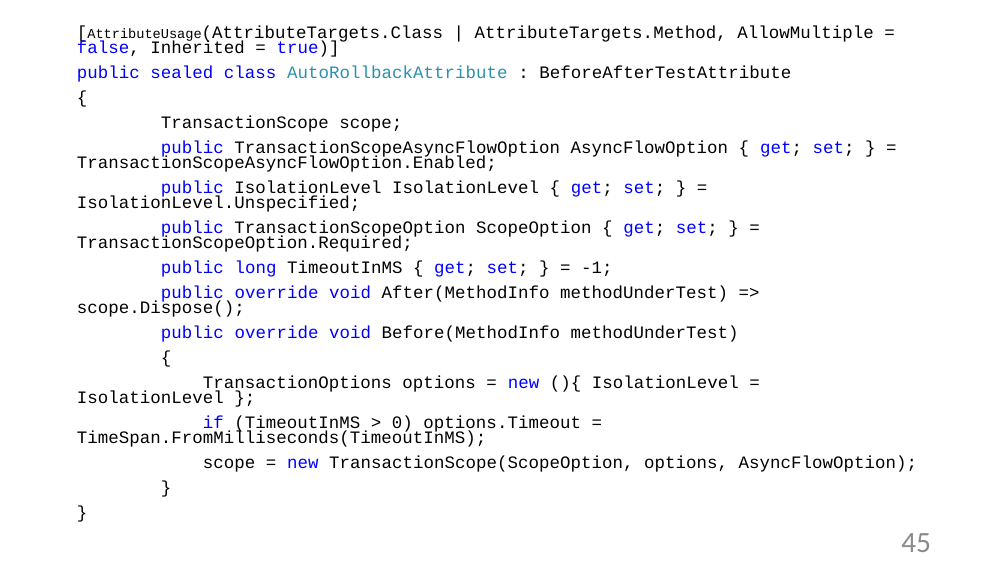
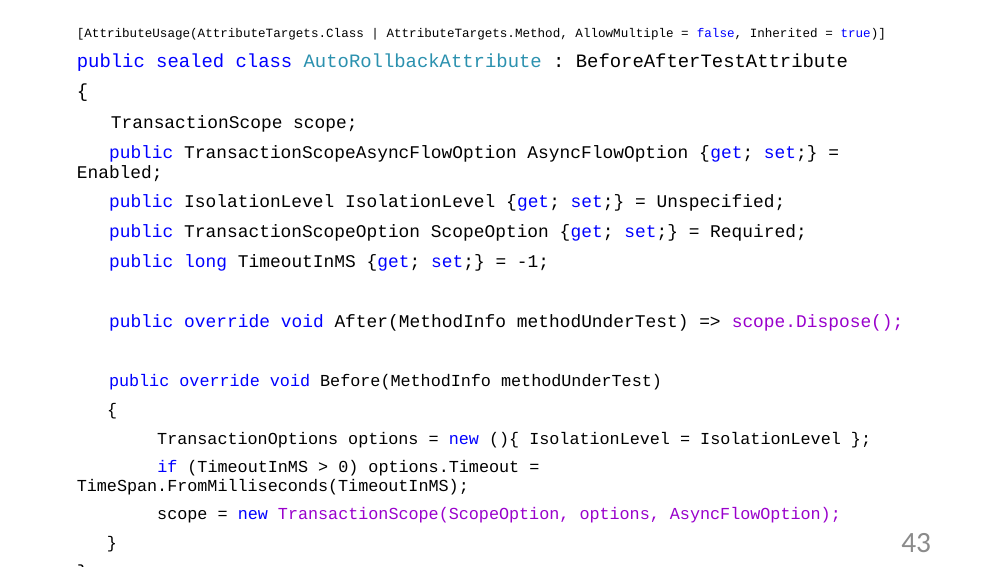
Before and after one commit to Sa1Gur/DbTest.Containers, a slide deck: slide 43 of DbaseTesting.pptx (slide 45 before the commit). Drawn at 1008x567 pixels with LibreOffice and Linux fonts; fonts in the diff are those of the drawing. Boxes give left, top, right and bottom in pixels: in the first picture for what was removed or moved away, otherwise in the second. Text is boxed around its words. In the diff, an @@ line names an element or a change of style, - is before the commit and + after.

```diff
--- a/DbaseTesting.pptx
+++ b/DbaseTesting.pptx
@@ text at [77, 28, 904, 523]: size 16.6 to 12 pt in "[AttributeUsage(AttributeTargets.Class | AttributeTargets.Me ..."; size 12.9 to 12 pt in "[AttributeUsage(AttributeTargets.Class"; size 16.6 to 18 pt in "public sealed class AutoRollbackAttribute : BeforeAfterTestA ...", "{", "}"; size 16.6 to 17 pt in "TransactionScope scope;", "public override void After(MethodInfo methodUnderTest) => sc ..."; text colour #000000 to #9900CC in "scope.Dispose();", "TransactionScope(ScopeOption, options, AsyncFlowOption);"; size 16.6 to 16 pt in "public override void Before(MethodInfo methodUnderTest)", "{", "TransactionOptions options = new (){ IsolationLevel = ...", "if (TimeoutInMS > 0) options.Timeout = TimeSpan.FromMillisec ..." and 2 more places; line spacing 0.7 to 0.9 @@
@@ text at [77, 146, 818, 271]: text changed; size 16.6 to 17 pt @@
-public TransactionScopeAsyncFlowOption AsyncFlowOption { get; set; } = TransactionScopeAsyncFlowOption.Enabled;
-public IsolationLevel IsolationLevel { get; set; } = IsolationLevel.Unspecified;
-public TransactionScopeOption ScopeOption { get; set; } = TransactionScopeOption.Required;
-public long TimeoutInMS { get; set; } = -1;
+public TransactionScopeAsyncFlowOption AsyncFlowOption {get; set;} = Enabled;
+public IsolationLevel IsolationLevel {get; set;} = Unspecified;
+public TransactionScopeOption ScopeOption {get; set;} = Required;
+public long TimeoutInMS {get; set;} = -1;
@@ page number at [901, 533, 931, 552]: text changed @@
-45
+43
```
Also in this commit, not shown: 55 other slides changed, 3 slides added, 7 slides removed, 10 other files.
